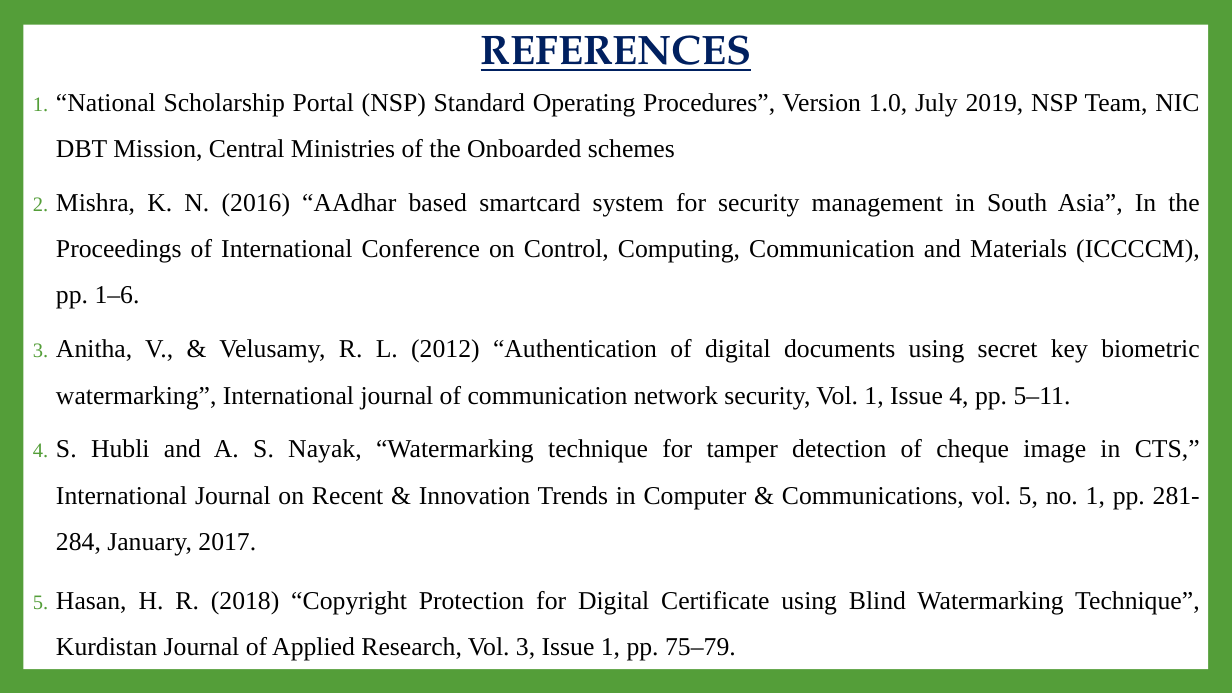
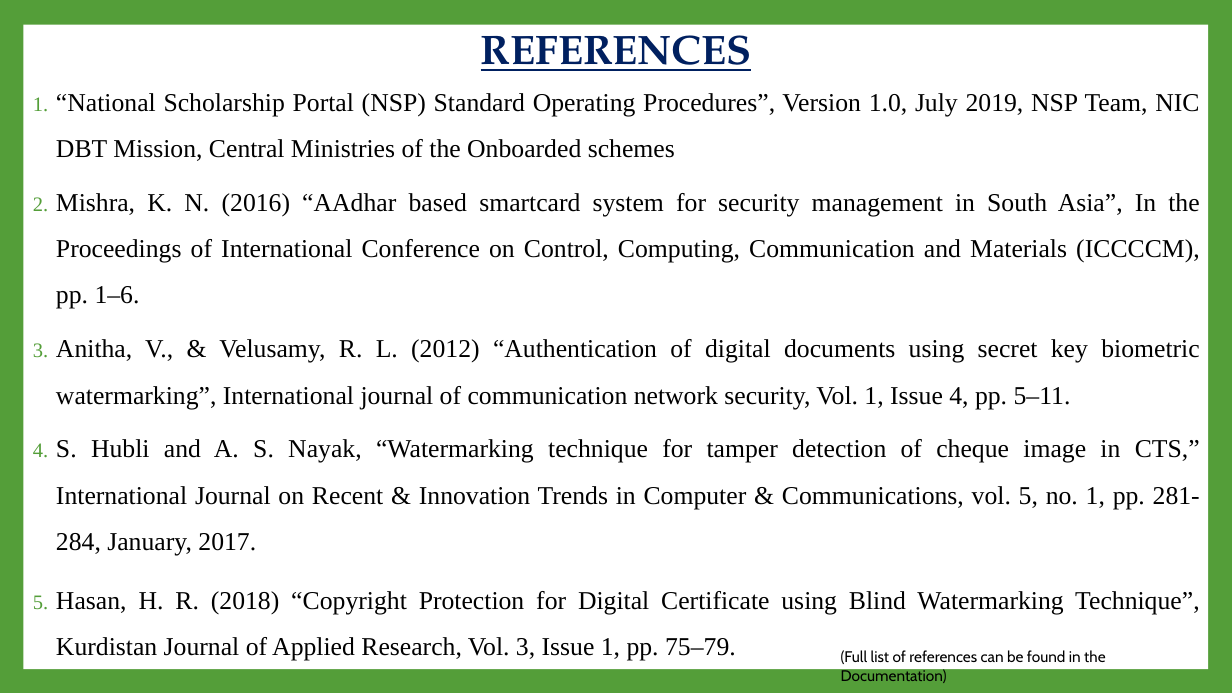
Before and after one commit to Soumil-Biswas/GCECT-2019-2023-Project-Soumit-Chowdhury-, a slide deck: slide 39 of Project Folder/Project V4 sem 8 (Final).pptx. Drawn at 1232x693 pixels with LibreOffice and Linux fonts; fonts in the diff are those of the drawing. Boxes give left, top, right and bottom in pixels: in the first picture for what was removed or moved away, otherwise in the second. Text is boxed around its words. In the diff, an @@ line names an element or a change of style, - is before the commit and + after.

Commit message:
Project Documentation Update

```diff
--- a/Project Folder/Project V4 sem 8 (Final).pptx
+++ b/Project Folder/Project V4 sem 8 (Final).pptx
@@ text added at (841, 650, 1105, 683), 12 pt, text #000000 @@
+(Full list of references can be found in the Documentation)
```
Also in this commit, not shown: 5 other slides changed, 1 other file.
